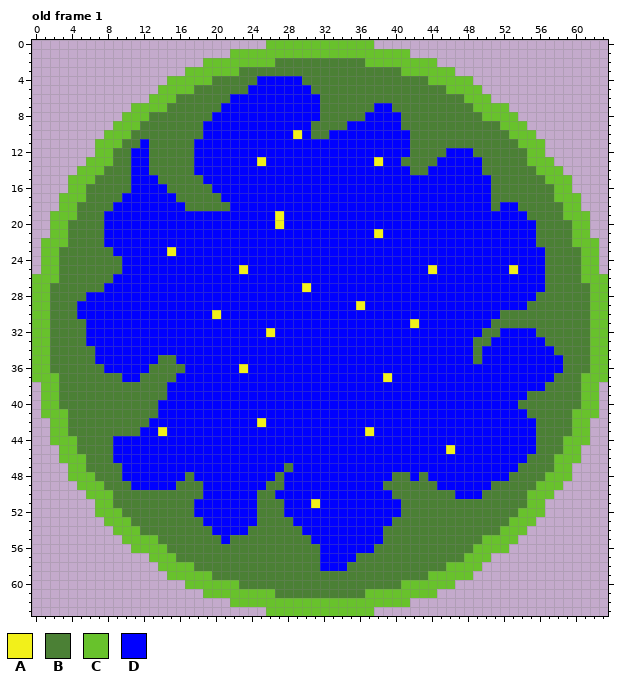
Two versions of one pixel-art file, UnityGMTKGameJam2022/Assets/Art/portal.aseprite. Above, as it was before the edit.
64x64 pixels, 1 frame. Colours within 5 levels of each other are drawn and written as one. Shown: old frame 1. The commit also changed other frames, which this record leaves out.
Visible layers, top first: "portal_wild", "portal".
Palette (. is transparent): A #f2f01a  B #4b8035  C #68c22c  D #0000ff
Pixels before, old frame 1 (only the part around the change), first column x 0:
 0 ..........................CCCCCCCCCCCC..........................
 1 ......................CCCCCCCCCCCCCCCCCCCC......................
 2 ...................CCCCCCCCBBBBBBBBBBCCCCCCCC...................
 3 .................CCCCCCBBBBBBBBBBBBBBBBBBCCCCCC.................
 4 ...............CCCCCBBBBBDDDDDBBBBBBBBBBBBBBCCCCC...............
 5 ..............CCCCBBBBBBDDDDDDDBBBBBBBBBBBBBBBCCCC..............
 6 .............CCCBBBBBBDDDDDDDDDDBBBBBBBBBBBBBBBBCCC.............
 7 ...........CCCCBBBBBBDDDDDDDDDDDBBBBBBDDBBBBBBBBBCCCC...........
 8 ..........CCCBBBBBBBDDDDDDDDDDDDBBBBBDDDDBBBBBBBBBCCCC..........
 9 .........CCCBBBBBBBDDDDDDDDDDDDBBBBDDDDDDBBBBBBBBBBBCCC.........
10 ........CCCBBBBBBBBDDDDDDDDDDADBBDDDDDDDDDBBBBBBBBBBBCCC........
11 .......CCCBBDBBBBBDDDDDDDDDDDDDDDDDDDDDDDDBBBBBBBBBBBBCCC.......
12 .......CCBBDDBBBBBDDDDDDDDDDDDDDDDDDDDDDDDBBBBDDDBBBBBBCC.......
13 ......CCCBBDDBBBBBDDDDDDDADDDDDDDDDDDDADDBBBBDDDDDBBBBBCCC......
14 .....CCCBBBDDBBBBBDDDDDDDDDDDDDDDDDDDDDDDDBBDDDDDDBBBBBBCCC.....
15 ....CCCBBBBDDDBBBBBDDDDDDDDDDDDDDDDDDDDDDDDDDDDDDDDBBBBBBCCC....
16 ....CCBBBBBDDDDBBBBBDDDDDDDDDDDDDDDDDDDDDDDDDDDDDDDBBBBBBBCC....
17 ...CCCBBBBDDDDDDBBBBBDDDDDDDDDDDDDDDDDDDDDDDDDDDDDDBBBBBBBCCC...
18 ...CCBBBBDDDDDDDDBBBBBDDDDDDDDDDDDDDDDDDDDDDDDDDDDDBDDBBBBBCC...
19 ..CCCBBBDDDDDDDDDDDDDDDDDDDADDDDDDDDDDDDDDDDDDDDDDDDDDDBBBBCCC..
20 ..CCBBBBDDDDDDDDDDDDDDDDDDDADDDDDDDDDDDDDDDDDDDDDDDDDDDDBBBBCC..
21 ..CCBBBBDDDDDDDDDDDDDDDDDDDDDDDDDDDDDDADDDDDDDDDDDDDDDDDBBBBCC..
22 .CCCBBBBDDDDDDDDDDDDDDDDDDDDDDDDDDDDDDDDDDDDDDDDDDDDDDDDBBBBCCC.
23 .CCBBBBBBDDDDDDADDDDDDDDDDDDDDDDDDDDDDDDDDDDDDDDDDDDDDDDDBBBBCC.
24 .CCBBBBBBBDDDDDDDDDDDDDDDDDDDDDDDDDDDDDDDDDDDDDDDDDDDDDDDBBBBCC.
25 .CCBBBBBBBDDDDDDDDDDDDDADDDDDDDDDDDDDDDDDDDDADDDDDDDDADDDBBBBCC.
26 CCCBBBBBBDDDDDDDDDDDDDDDDDDDDDDDDDDDDDDDDDDDDDDDDDDDDDDDDBBBBCCC
27 CCBBBBBBDDDDDDDDDDDDDDDDDDDDDDADDDDDDDDDDDDDDDDDDDDDDDDDDBBBBBCC
28 CCBBBBDDDDDDDDDDDDDDDDDDDDDDDDDDDDDDDDDDDDDDDDDDDDDDDDDDBBBBBBCC
29 CCBBBDDDDDDDDDDDDDDDDDDDDDDDDDDDDDDDADDDDDDDDDDDDDDDDDDBBBBBBBCC
30 CCBBBDDDDDDDDDDDDDDDADDDDDDDDDDDDDDDDDDDDDDDDDDDDDDDBBBBBBBBBBCC
31 CCBBBBDDDDDDDDDDDDDDDDDDDDDDDDDDDDDDDDDDDDADDDDDDDDBBBBBBBBBBBCC
32 CCBBBBDDDDDDDDDDDDDDDDDDDDADDDDDDDDDDDDDDDDDDDDDDDBBDDDDBBBBBBCC
33 CCBBBBDDDDDDDDDDDDDDDDDDDDDDDDDDDDDDDDDDDDDDDDDDDBBDDDDDDBBBBBCC
34 CCBBBBBDDDDDDDDDDDDDDDDDDDDDDDDDDDDDDDDDDDDDDDDDDBDDDDDDDDBBBBCC
35 CCBBBBBDDDDDDDBBDDDDDDDDDDDDDDDDDDDDDDDDDDDDDDDDDBDDDDDDDDDBBBCC
36 CCBBBBBBDDDDDBBBBDDDDDDADDDDDDDDDDDDDDDDDDDDDDDDDDDDDDDDDDDBBBCC
37 CCCBBBBBBBDDBBBBDDDDDDDDDDDDDDDDDDDDDDDADDDDDDDDDDDDDDDDDDBBBCCC
38 .CCBBBBBBBBBBBBDDDDDDDDDDDDDDDDDDDDDDDDDDDDDDDDDDDDDDDDDDBBBBCC.
39 .CCBBBBBBBBBBBBDDDDDDDDDDDDDDDDDDDDDDDDDDDDDDDDDDDDDDDDBBBBBBCC.
40 .CCBBBBBBBBBBBDDDDDDDDDDDDDDDDDDDDDDDDDDDDDDDDDDDDDDDDBBBBBBBCC.
41 .CCCBBBBBBBBBBDDDDDDDDDDDDDDDDDDDDDDDDDDDDDDDDDDDDDDDDDBBBBBCCC.
42 ..CCBBBBBBBBBDDDDDDDDDDDDADDDDDDDDDDDDDDDDDDDDDDDDDDDDDDBBBBCC..
43 ..CCBBBBBBBBDDADDDDDDDDDDDDDDDDDDDDDDADDDDDDDDDDDDDDDDDDBBBBCC..
44 ..CCCBBBBDDDDDDDDDDDDDDDDDDDDDDDDDDDDDDDDDDDDDDDDDDDDDDDBBBCCC..
45 ...CCBBBBDDDDDDDDDDDDDDDDDDDDDDDDDDDDDDDDDDDDDADDDDDDDDDBBBCC...
46 ...CCCBBBDDDDDDDDDDDDDDDDDDDDDDDDDDDDDDDDDDDDDDDDDDDDDDBBBCCC...
47 ....CCBBBBDDDDDDDDDDDDDDDDDDBDDDDDDDDDDDDDDDDDDDDDDDDDBBBBCC....
48 ....CCCBBBDDDDDDDBDDDDDDDDDBDDDDDDDDDDDDBBDBDDDDDDDDDBBBBCCC....
49 .....CCCBBBDDDDDBBBDDDDDDDBBDDDDDDDDDDDBBBBBBDDDDDDBBBBBCCC.....
50 ......CCCBBBBBBBBBBDDDDDDBBDDDDDDDDDDDDDBBBBBBBDDDBBBBBCCC......
51 .......CCBBBBBBBBBDDDDDDDBBBDDDADDDDDDDDDBBBBBBBBBBBBBBCC.......
52 .......CCCBBBBBBBBDDDDDDDBBBDDDDDDDDDDDDDBBBBBBBBBBBBBCCC.......
53 ........CCCBBBBBBBBDDDDDDBBBBDDDDDDDDDDDBBBBBBBBBBBBBCCC........
54 .........CCCBBBBBBBBDDDDBBBBBBDDDDDDDDDBBBBBBBBBBBBBCCC.........
55 ..........CCCCBBBBBBBDBBBBBBBBBDDDDDDDDBBBBBBBBBBBCCCC..........
56 ...........CCCCBBBBBBBBBBBBBBBBBDDDDDDBBBBBBBBBBBCCCC...........
57 .............CCCBBBBBBBBBBBBBBBBDDDDBBBBBBBBBBBBCCC.............
58 ..............CCCCBBBBBBBBBBBBBBDDDBBBBBBBBBBBCCCC..............
59 ...............CCCCCBBBBBBBBBBBBBBBBBBBBBBBBCCCCC...............
60 .................CCCCCCBBBBBBBBBBBBBBBBBBCCCCCC.................
61 ...................CCCCCCCCBBBBBBBBBBCCCCCCCC...................
62 ......................CCCCCCCCCCCCCCCCCCCC......................
63 ..........................CCCCCCCCCCCC..........................
The result:
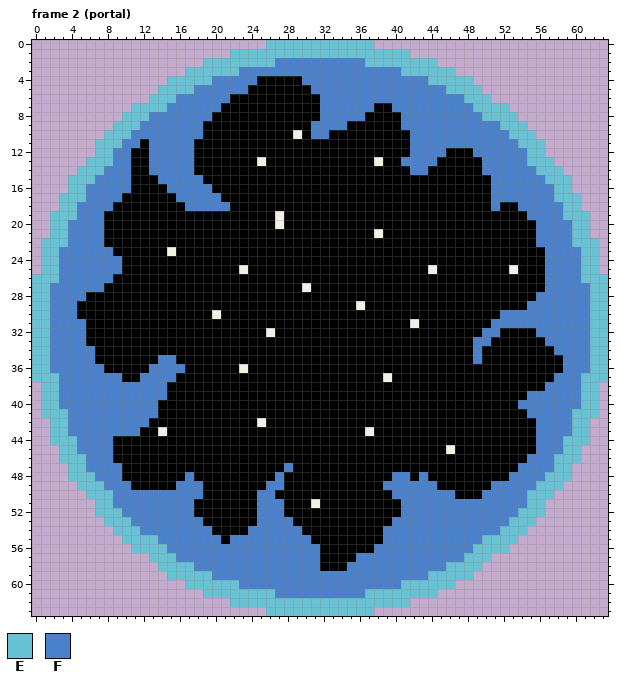
Colours new in this view: E #68c2d3  F #4b80ca
A new or re-ordered frame is compared with the old frame closest to it.
Commit message: setup animations for border and portal
Change:
frames 1 -> 8
colour A: #f2f01a -> #f2f0e5
colour D: #0000ff -> #000000
Changed rows in their new state; - is a pixel that keeps its letter.
Frame 2 (portal) is new; against old frame 1, layer "portal_wild":
first column x 0:
 0 --------------------------EEEEEEEEEEEE--------------------------
 1 ----------------------EEEEEEEEEEEEEEEEEEEE----------------------
 2 -------------------EEEEEEEEFFFFFFFFFFEEEEEEEE-------------------
 3 -----------------EEEEEEFFFFFFFFFFFFFFFFFFEEEEEE-----------------
 4 ---------------EEEEEFFFFF-----FFFFFFFFFFFFFFEEEEE---------------
 5 --------------EEEEFFFFFF-------FFFFFFFFFFFFFFFEEEE--------------
 6 -------------EEEFFFFFF----------FFFFFFFFFFFFFFFFEEE-------------
 7 -----------EEEEFFFFFF-----------FFFFFF--FFFFFFFFFEEEE-----------
 8 ----------EEEFFFFFFF------------FFFFF----FFFFFFFFFEEEE----------
 9 ---------EEEFFFFFFF------------FFFF------FFFFFFFFFFFEEE---------
10 --------EEEFFFFFFFF------------FF---------FFFFFFFFFFFEEE--------
11 -------EEEFF-FFFFF------------------------FFFFFFFFFFFFEEE-------
12 -------EEFF--FFFFF------------------------FFFF---FFFFFFEE-------
13 ------EEEFF--FFFFF-----------------------FFFF-----FFFFFEEE------
14 -----EEEFFF--FFFFF------------------------FF------FFFFFFEEE-----
15 ----EEEFFFF---FFFFF--------------------------------FFFFFFEEE----
16 ----EEFFFFF----FFFFF-------------------------------FFFFFFFEE----
17 ---EEEFFFF------FFFFF------------------------------FFFFFFFEEE---
18 ---EEFFFF--------FFFFF-----------------------------F--FFFFFEE---
19 --EEEFFF-----------------------------------------------FFFFEEE--
20 --EEFFFF------------------------------------------------FFFFEE--
21 --EEFFFF------------------------------------------------FFFFEE--
22 -EEEFFFF------------------------------------------------FFFFEEE-
23 -EEFFFFFF------------------------------------------------FFFFEE-
24 -EEFFFFFFF-----------------------------------------------FFFFEE-
25 -EEFFFFFFF-----------------------------------------------FFFFEE-
26 EEEFFFFFF------------------------------------------------FFFFEEE
27 EEFFFFFF-------------------------------------------------FFFFFEE
28 EEFFFF--------------------------------------------------FFFFFFEE
29 EEFFF--------------------------------------------------FFFFFFFEE
30 EEFFF-----------------------------------------------FFFFFFFFFFEE
31 EEFFFF---------------------------------------------FFFFFFFFFFFEE
32 EEFFFF--------------------------------------------FF----FFFFFFEE
33 EEFFFF-------------------------------------------FF------FFFFFEE
34 EEFFFFF------------------------------------------F--------FFFFEE
35 EEFFFFF-------FF---------------------------------F---------FFFEE
36 EEFFFFFF-----FFFF------------------------------------------FFFEE
37 EEEFFFFFFF--FFFF------------------------------------------FFFEEE
38 -EEFFFFFFFFFFFF------------------------------------------FFFFEE-
39 -EEFFFFFFFFFFFF----------------------------------------FFFFFFEE-
40 -EEFFFFFFFFFFF----------------------------------------FFFFFFFEE-
41 -EEEFFFFFFFFFF-----------------------------------------FFFFFEEE-
42 --EEFFFFFFFFF-------------------------------------------FFFFEE--
43 --EEFFFFFFFF--------------------------------------------FFFFEE--
44 --EEEFFFF-----------------------------------------------FFFEEE--
45 ---EEFFFF-----------------------------------------------FFFEE---
46 ---EEEFFF----------------------------------------------FFFEEE---
47 ----EEFFFF------------------F-------------------------FFFFEE----
48 ----EEEFFF-------F---------F------------FF-F---------FFFFEEE----
49 -----EEEFFF-----FFF-------FF-----------FFFFFF------FFFFFEEE-----
50 ------EEEFFFFFFFFFF------FF-------------FFFFFFF---FFFFFEEE------
51 -------EEFFFFFFFFF-------FFF-------------FFFFFFFFFFFFFFEE-------
52 -------EEEFFFFFFFF-------FFF-------------FFFFFFFFFFFFFEEE-------
53 --------EEEFFFFFFFF------FFFF-----------FFFFFFFFFFFFFEEE--------
54 ---------EEEFFFFFFFF----FFFFFF---------FFFFFFFFFFFFFEEE---------
55 ----------EEEEFFFFFFF-FFFFFFFFF--------FFFFFFFFFFFEEEE----------
56 -----------EEEEFFFFFFFFFFFFFFFFF------FFFFFFFFFFFEEEE-----------
57 -------------EEEFFFFFFFFFFFFFFFF----FFFFFFFFFFFFEEE-------------
58 --------------EEEEFFFFFFFFFFFFFF---FFFFFFFFFFFEEEE--------------
59 ---------------EEEEEFFFFFFFFFFFFFFFFFFFFFFFFEEEEE---------------
60 -----------------EEEEEEFFFFFFFFFFFFFFFFFFEEEEEE-----------------
61 -------------------EEEEEEEEFFFFFFFFFFEEEEEEEE-------------------
62 ----------------------EEEEEEEEEEEEEEEEEEEE----------------------
63 --------------------------EEEEEEEEEEEE--------------------------
